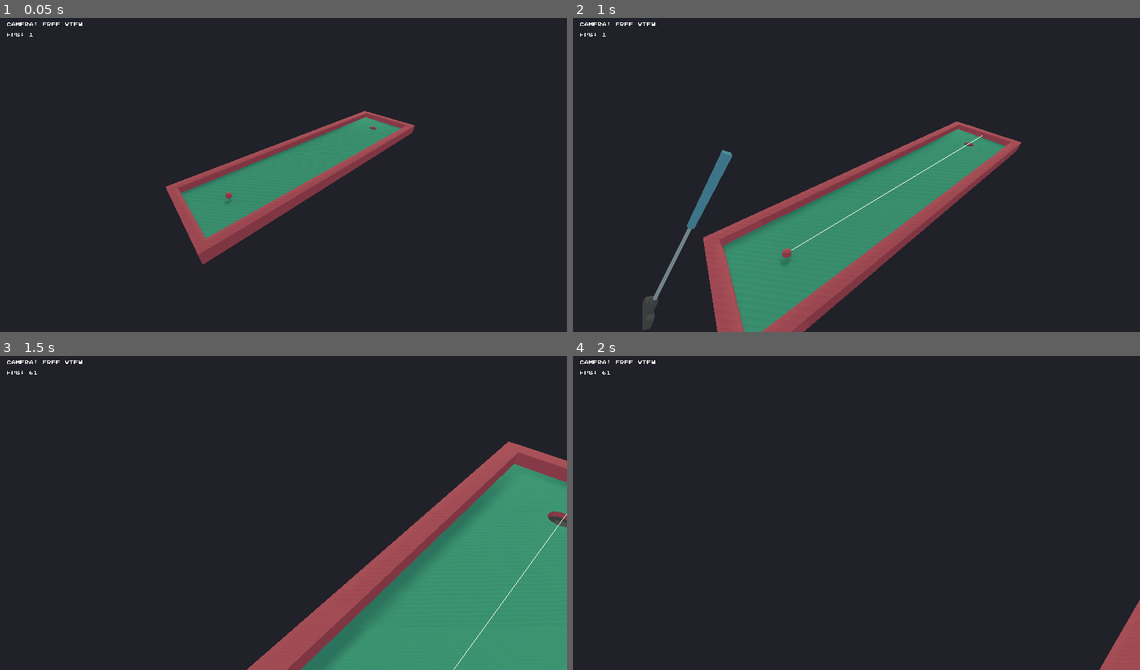
Above: before the commit, frames 1-4 (two rows, left to right).
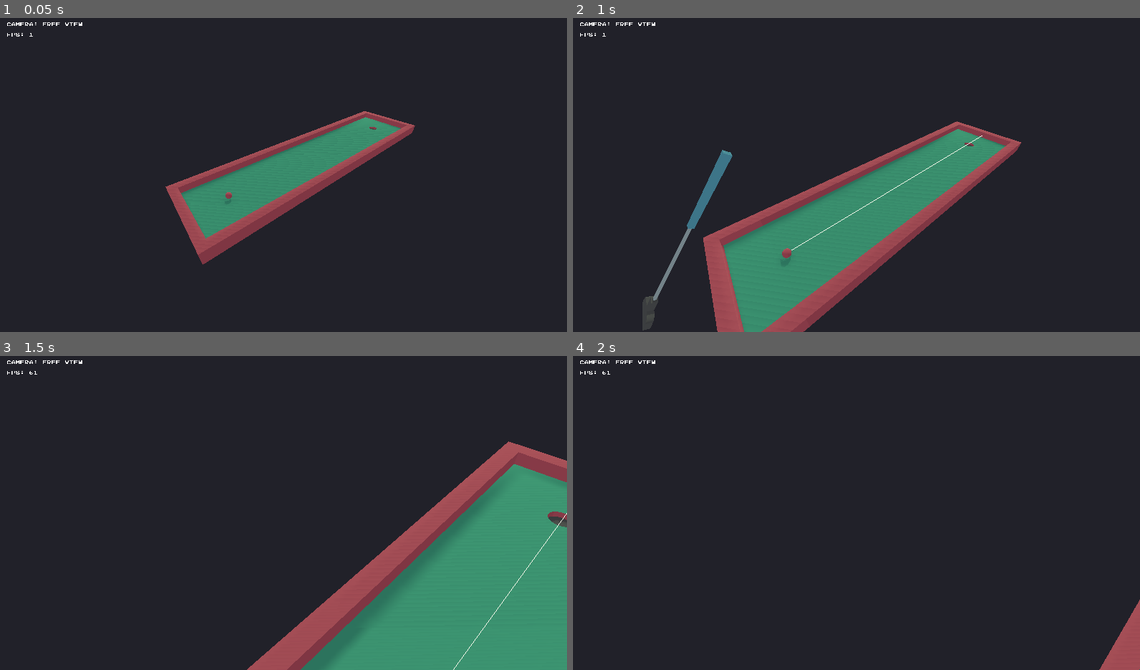
Above: after the commit, the same moments.

Repository: RobTheFiveNine/golf-jam
Game: Godot game, scene res://Levels/1/Level_1.tscn
Two runs of this game, one before a commit and one after it. Both use one fixed random seed, a clock stepped at 60 frames per second and the inputs below.
Inputs (mouse positions are in pixels of both pictures, inside the frame that each line leads up to):
- Up to frame 1 (0.05 s): no input
- Up to frame 2 (1 s): tap Enter at 0.5 s; move the mouse to (845, 175) at 0.52 s; hold W (move_forward) from 0.53 s (still down); tap Space (action) at 0.6 s
- Up to frame 3 (1.5 s): keep holding W (move_forward); move the mouse to (323, 513) at 1.27 s; tap Ctrl (cycle_zoom) at 1.35 s
- Up to frame 4 (2 s): keep holding W (move_forward)

Frame 1 is identical in both runs. In frame 2, less than 0.1% of the frame differs, in the area x 55-72%, y 37-56%; in frame 3, less than 0.1%, in the area x 80-100%, y 50-100%; in frame 4, nothing differs.

Commit message:
Change aim assist alignment to be aligned perfectly with ball using global transform

Diff:
--- a/Prefabs/Clubs/ClubBlue.tscn
+++ b/Prefabs/Clubs/ClubBlue.tscn
@@ -294,7 +294,6 @@
 [node name="Mesh" type="Spatial" parent="."]
 
 [node name="RayCast" type="RayCast" parent="Mesh"]
-transform = Transform( 1, 0, 0, 0, 1, 0, 0, 0, 1, -0.172, -1.934, 0.098 )
 enabled = true
 cast_to = Vector3( -10, 0, 0 )
 
--- a/Scripts/Club.gd
+++ b/Scripts/Club.gd
@@ -13,13 +13,15 @@
 var input_disabled : bool = false
 
 func reset_position():
-    self.transform.origin = ball.global_transform.origin
     var offset = Vector3(0.15, 1.93, -0.1)
+
+    transform.origin = ball.global_transform.origin
     mesh.transform.origin = offset
-    # aim_cast.transform.origin = to_local(ball.global_transform.origin)
+    aim_cast.global_transform.origin = ball.global_transform.origin
     visible = true
+
+    animation_player.play("Reset")
     draw_aim_assist()
-    animation_player.play("Reset")
 
 func draw_aim_assist():
     var collision_point = aim_cast.get_collision_point()
